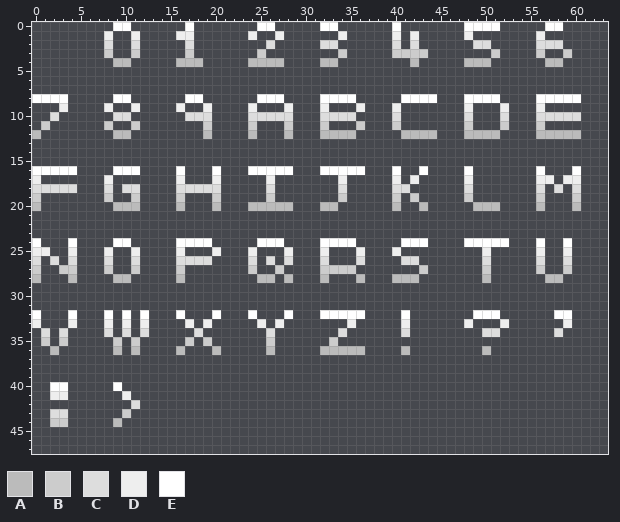
Two versions of one pixel-art file, SpaceInvaders/res/img/fonts/SprFont.ase. Above, as it was before the edit.
64x48 pixels, 1 frame.
Palette (. is transparent): A #bbbbbb  B #cccccc  C #dddddd  D #eeeeee  E #ffffff
The result:
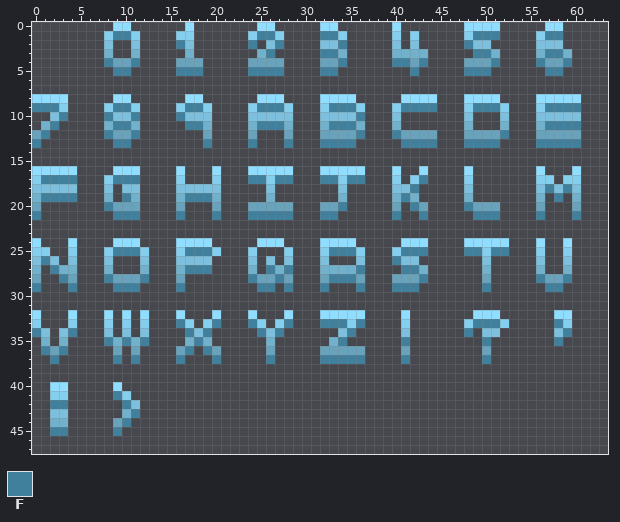
Colours new in this view: F #40809c
Change:
colour A: #bbbbbb -> #69a2bb
colour B: #cccccc -> #72b1cc
colour C: #dddddd -> #7cc0dd
colour D: #eeeeee -> #85cfee
colour E: #ffffff -> #8fddff
y 1: x 9..10 .. -> FF; x 25..26 .. -> FF; x 32..33 .. -> FF; x 49..51 ... -> FFF; x 57..58 .. -> FF
y 2: x 16 . -> F; x 24 . -> F; x 27 . -> F; x 34 . -> F; x 48 . -> F
y 3: x 26 . -> F; x 32..33 .. -> FF; x 49..50 .. -> FF; x 57..58 .. -> FF
y 4: x 8 . -> F; x 11 . -> F; x 34 . -> F; x 40..41 .. -> FF; x 43 . -> F; x 51 . -> F; x 56 . -> F; x 59 . -> F
y 5: x 9..10 .. -> FF; x 16..18 ... -> FFF; x 24..27 .... -> FFFF; x 32..33 .. -> FF; x 42 . -> F; x 48..50 ... -> FFF; x 57..58 .. -> FF
y 9: x 0..2 ... -> FFF; x 9..10 .. -> FF; x 17..18 .. -> FF; x 25..27 ... -> FFF; x 33..35 ... -> FFF; x 41..44 .... -> FFFF; x 49..51 ... -> FFF; x 57..60 .... -> FFFF
y 10: x 3 . -> F; x 8 . -> F; x 11 . -> F; x 16 . -> F; x 36 . -> F
y 11: x 2 . -> F; x 9..10 .. -> FF; x 17..18 .. -> FF; x 25..27 ... -> FFF; x 33..35 ... -> FFF; x 57..60 .... -> FFFF
y 12: x 1 . -> F; x 8 . -> F; x 11 . -> F; x 36 . -> F; x 40 . -> F; x 52 . -> F
y 13: x 0 . -> F; x 9..10 .. -> FF; x 19 . -> F; x 24 . -> F; x 28 . -> F; x 32..35 .... -> FFFF; x 41..44 .... -> FFFF; x 48..51 .... -> FFFF; x 56..60 ..... -> FFFFF
y 17: x 1..4 .... -> FFFF; x 9..11 ... -> FFF; x 24..25 .. -> FF; x 27..28 .. -> FF; x 32..33 .. -> FF; x 35..36 .. -> FF; x 43 . -> F
y 18: x 42 . -> F; x 57 . -> F; x 59 . -> F
y 19: x 1..4 .... -> FFFF; x 10 . -> F; x 17..19 ... -> FFF; x 41 . -> F; x 58 . -> F
y 20: x 8 . -> F; x 34 . -> F; x 42 . -> F; x 48 . -> F
y 21: x 0 . -> F; x 9..11 ... -> FFF; x 16 . -> F; x 20 . -> F; x 24..28 ..... -> FFFFF; x 32..33 .. -> FF; x 40 . -> F; x 43 . -> F; x 49..51 ... -> FFF; x 56 . -> F; x 60 . -> F
y 24: x 11 . -> E
y 25: x 9..12 ..D. -> FFFD; x 17..19 ... -> FFF; x 33..35 ... -> FFF; x 41..43 ... -> FFF; x 48..49 .. -> FF; x 51..52 .. -> FF
y 26: x 1 . -> F; x 11..12 C. -> .C; x 40 . -> F
y 27: x 2 . -> F; x 11..12 B. -> .B; x 17..19 ... -> FFF; x 26 . -> F; x 28 . -> F; x 36 . -> F; x 41..42 .. -> FF
y 28: x 3 . -> F; x 8 . -> F; x 11..12 .. -> AF; x 24 . -> F; x 27 . -> F; x 33..35 ... -> FFF; x 43 . -> F; x 56 . -> F; x 59 . -> F
y 29: x 0 . -> F; x 4 . -> F; x 9..11 ... -> FFF; x 16 . -> F; x 25..26 .. -> FF; x 28 . -> F; x 32 . -> F; x 36 . -> F; x 40..42 ... -> FFF; x 50 . -> F; x 57..58 .. -> FF
y 33: x 16 . -> F; x 20 . -> F; x 24 . -> F; x 28 . -> F; x 32..34 ... -> FFF; x 36 . -> F; x 49..51 ... -> FFF; x 58 . -> F
y 34: x 0 . -> F; x 4 . -> F; x 17 . -> F; x 19 . -> F; x 25 . -> F; x 27 . -> F; x 35 . -> F; x 48 . -> F; x 59 . -> F
y 35: x 8 . -> F; x 10 . -> F; x 12 . -> F; x 18 . -> F; x 34 . -> F; x 41 . -> F; x 50 . -> F; x 58 . -> F
y 36: x 1 . -> F; x 3 . -> F; x 17 . -> F; x 19 . -> F
y 37: x 2 . -> F; x 9 . -> F; x 11 . -> F; x 16 . -> F; x 20 . -> F; x 26 . -> F; x 32..36 ..... -> FFFFF; x 41 . -> F; x 50 . -> F
y 41: x 9 . -> F
y 42: x 2..3 .. -> FF; x 10 . -> F
y 43: x 11 . -> F
y 44: x 10 . -> F
y 45: x 2..3 .. -> FF; x 9 . -> F
Where, in picture pixels (left, top, right, bottom), the same in both pictures:
changed: (32, 22, 221, 436)
changed: (248, 22, 437, 364)
changed: (464, 22, 581, 364)
